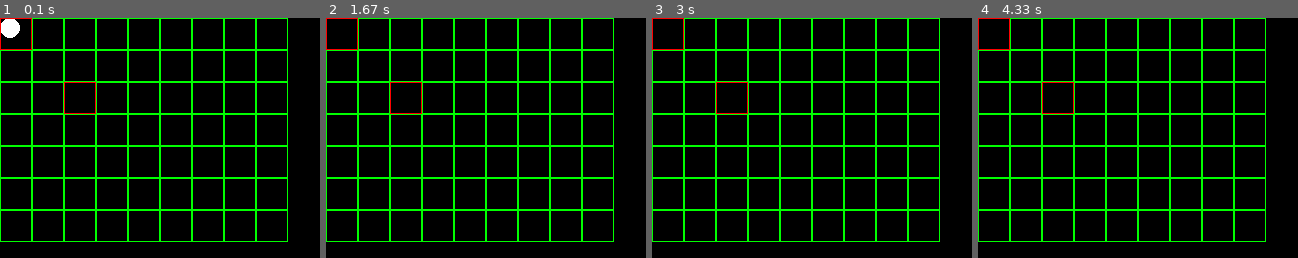
Above: before the commit, frames 1-4 (left to right).
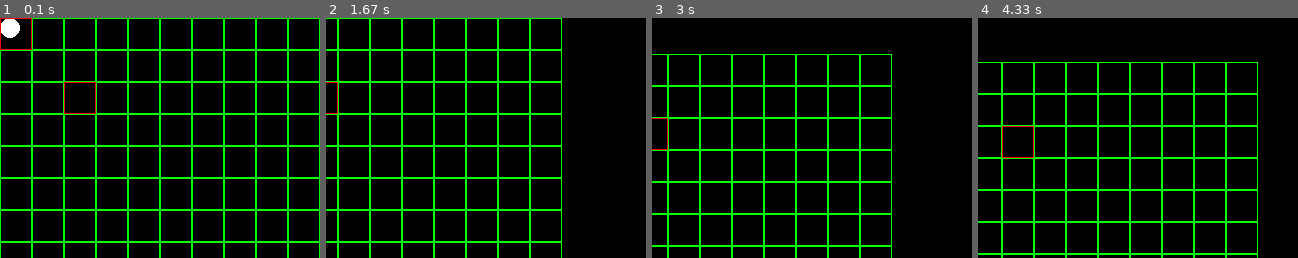
Above: after the commit, the same moments.

Repository: Xitog/tallentaa
Game: pygame game, started from projet_rts/python/rts.py
The game is run twice, just before and just after one commit, with the same random seed, the same clock (stepped at 60 frames per second) and the same inputs. The source is Python 2; it was converted automatically to run under Python 3.
Inputs (mouse positions are in pixels of both pictures, inside the frame that each line leads up to):
- Up to frame 1 (0.1 s): no input
- Up to frame 2 (1.67 s): hold Space 0.33-0.8 s; hold Right 0.33-0.8 s; move the mouse to (473, 147) at 0.37 s; click (588, 130) at 0.88 s; hold Right 1.17-1.63 s
- Up to frame 3 (3 s): hold Up 1.67-1.97 s; hold Right 2-2.47 s; hold Left from 2.5 s (still down)
- Up to frame 4 (4.33 s): release Left at 3.03 s; hold Down 3.07-3.37 s; hold Left 3.4-3.8 s; hold Up 3.83-4.2 s; hold Right from 4.23 s (still down)

The runs differ from the first frame. In frame 1, 1.9% of the frame differs, in the area x 0-100%, y 0-100%; in frame 2, 11%; in frame 3, 17%; in frame 4, 18%, in the area x 0-90%, y 0-100%.

Commit message:
INTRPTR RTS INDEX

Diff:
--- a/projet_language/calcoolette/interpreter2.py
+++ b/projet_language/calcoolette/interpreter2.py
@@ -512,6 +512,8 @@
             #elif symbol.val == 'prefixed_call':
             #    return instance_function(symbol.left, symbol.right, scope)
             elif symbol.val == 'aff':
+                if symbol.left.val in scope and symbol.left.val[0].isupper():
+                    raise Exception("Constant reference can't be changed")
                 scope[symbol.left.val] = exec_node(symbol.right, scope)
                 return scope[symbol.left.val]
             elif symbol.val == 'suite':
--- a/projet_rts/python/rts.py
+++ b/projet_rts/python/rts.py
@@ -26,16 +26,32 @@
 view_left_up = (0,0)
 
 my_map = [
-    [1,0,0,0,0,0,0,0,0],
-    [0,0,0,0,0,0,0,0,0],
-    [0,0,1,0,0,0,0,0,0],
-    [0,0,0,0,0,0,0,0,0],
-    [0,0,0,0,0,0,0,0,0],
-    [0,0,0,0,0,0,0,0,0],
-    [0,0,0,0,0,0,0,0,0],
+    [1,0,0,0,0,0,0,0,0,0],
+    [0,0,0,0,0,0,0,0,0,0],
+    [0,0,1,0,0,0,0,0,0,0],
+    [0,0,0,0,0,0,0,0,0,0],
+    [0,0,0,0,0,0,0,0,0,0],
+    [0,0,0,0,0,0,0,0,0,0],
+    [0,0,0,0,0,0,0,0,0,0],
+    [0,0,0,0,0,0,0,0,0,0],
+    [0,0,0,0,0,0,0,0,0,0],
+    [0,0,0,0,0,0,0,0,0,1],
 ]
 
+MAP_X = 10
+MAP_Y = 10
+
+#MAX_VIEW_X = 10
+#MAX_VIEW_Y = 8
+
+SCROLL_MOD = 1
+
 while 1:
+
+    mx, my = pygame.mouse.get_pos()
+    mx32 = (mx-X) / 32
+    my32 = (my-Y) / 32
+
     for event in pygame.event.get():
         if event.type == pygame.QUIT: exit()
         elif event.type == KEYDOWN:
@@ -58,15 +74,20 @@
                 left = False
             elif event.key == K_RIGHT:
                 right = False
+            elif event.key == K_SPACE:
+                SCROLL_MOD += 1
+        elif event.type == MOUSEBUTTONDOWN:
+            if mx32 in range(0, MAP_X) and my32 in range(0, MAP_Y):
+                print my_map[mx32][my32]
 
     if left:
-        X+=1
+        X+=SCROLL_MOD
     if right:
-        X-=1
+        X-=SCROLL_MOD
     if down:
-        Y-=1
+        Y-=SCROLL_MOD
     if up:
-        Y+=1
+        Y+=SCROLL_MOD
 
     #print X, Y
 
@@ -74,21 +95,14 @@
 
     pygame.draw.circle(screen, Color(255, 255, 255, 255), (10+X, 10+Y), 10, 0)
 
-    view_left_up = (X%32,Y%32)
-
-    MAX_VIEW_X = 9
-    MAX_VIEW_Y = 7
-
-    for yy in range(0, MAX_VIEW_Y):
-        for xx in range(0, MAX_VIEW_X):
+    for yy in range(0, MAP_Y):
+        for xx in range(0, MAP_X):
             #sys.stdout.write(str(my_map[yy][xx]))
             r = my_map[yy][xx]
             if r == 1:
-                pygame.draw.rect(screen, Color(255, 0, 0, 128), (xx*32, yy*32, 32, 32), 1)
+                pygame.draw.rect(screen, Color(255, 0, 0, 128), (xx*32+X, yy*32+Y, 32, 32), 1)
             else:
-                pygame.draw.rect(screen, Color(0, 255, 0, 128), (xx*32, yy*32, 32, 32), 1)
-        #print
-    #raw_input()
+                pygame.draw.rect(screen, Color(0, 255, 0, 128), (xx*32+X, yy*32+Y, 32, 32), 1)
 
     #screen.blit(ball, ballrect)
     pygame.display.flip()
Not shown, changed: web/dgx_alwaysdata/index.html
